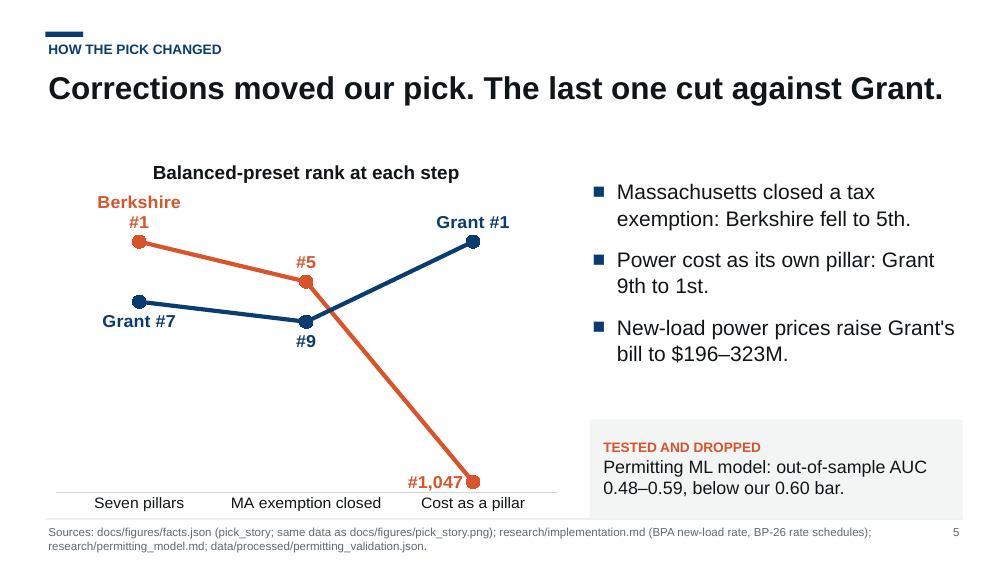
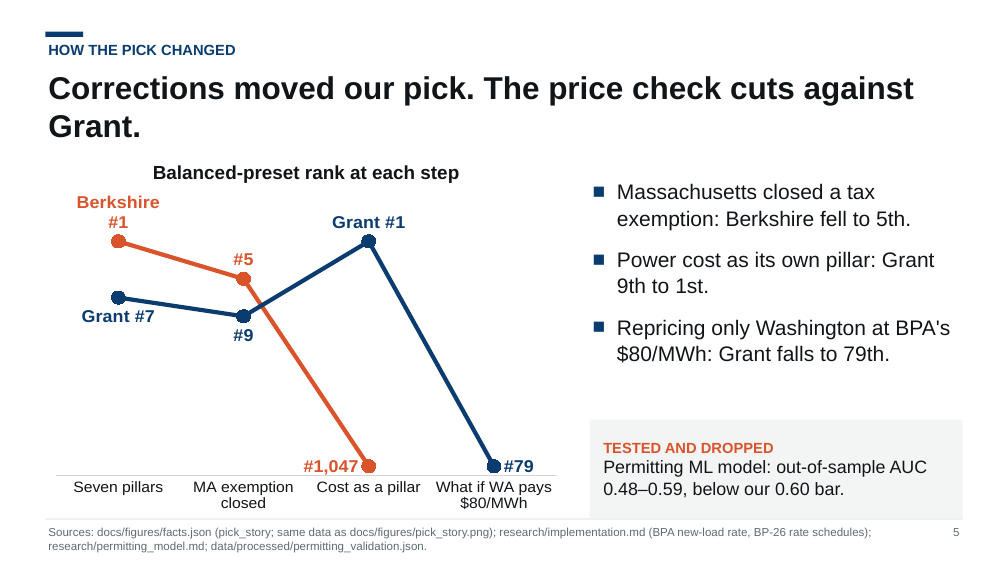
Before and after one commit to NeilKhandelwal/BAC-Hackathon, a slide deck: slide 5 of docs/deck/pitch_template.pptx. Drawn at 1008x567 pixels with LibreOffice and Linux fonts; fonts in the diff are those of the drawing. Boxes give left, top, right and bottom in pixels: in the first picture for what was removed or moved away, otherwise in the second. Text is boxed around its words. In the diff, an @@ line names an element or a change of style, - is before the commit and + after.

Commit message:
Finalize the pitch template after the advisor's deck review
Show the power-price result on the pick-change slide, qualify the
three-county tie as at today's prices, add a cockpit screenshot to the
engine slide, add a structural checker, fix footer and overflow issues
found in the renders, and write the morning summary and PR text in the
build log.

```diff
--- a/docs/deck/pitch_template.pptx
+++ b/docs/deck/pitch_template.pptx
@@ text "HOW THE PICK CHANGED" at <box>48,44,235,55</box>: size 13 to 14 pt @@
@@ text at <box>48,76,914,138</box>: text changed @@
-Corrections moved our pick. The last one cut against Grant.
+Corrections moved our pick. The price check cuts against Grant.
@@ line chart at <box>45,193,567,518</box> @@
-categories: Seven pillars, MA exemption closed, Cost as a pillar
+categories: Seven pillars, MA exemption closed, Cost as a pillar, What if WA pays $80/MWh
-Series 1: 4, 20, 100
+Series 1: 4, 20, 100, -
-Series 2: 28, 36, 4
+Series 2: 28, 36, 4, 100
@@ data labels of Series 2 added @@
@@ text at <box>617,319,950,363</box>: text changed @@
-■ New-load power prices raise Grant's bill to $196–323M.
+■ Repricing only Washington at BPA's $80/MWh: Grant falls to 79th.
@@ text in rectangle at <box>603,442,774,453</box>: size 13 to 14 pt in "TESTED AND DROPPED" @@
```
Also in this commit, not shown: 14 other slides changed, 21 other files.
